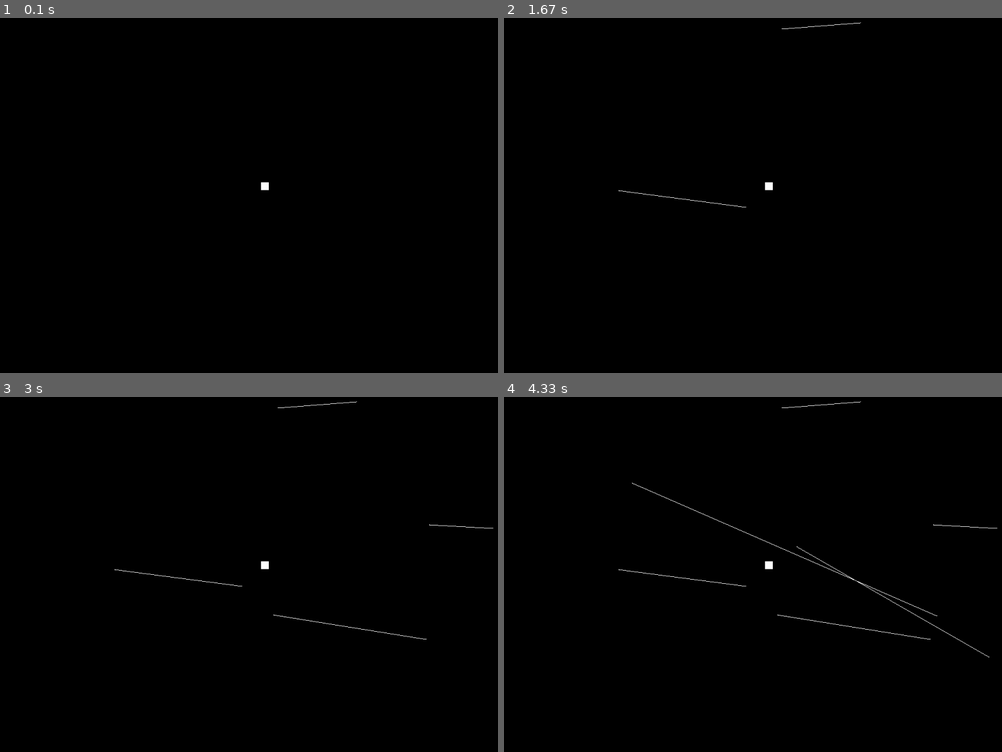
Above: before the commit, frames 1-4 (two rows, left to right).
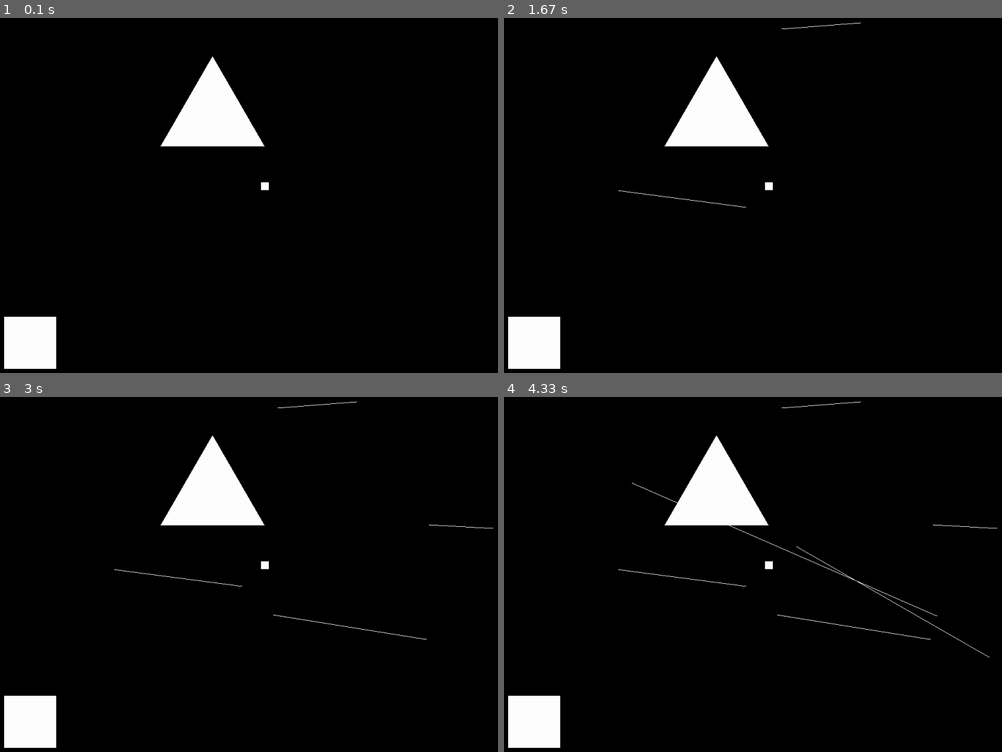
Above: after the commit, the same moments.

Repository: JMprates27/pygame
Game: pygame game, started from exercicio1.py
Two runs of this game, one before a commit and one after it. Both use one fixed random seed, a clock stepped at 60 frames per second and the inputs below.
Inputs (mouse positions are in pixels of both pictures, inside the frame that each line leads up to):
- Up to frame 1 (0.1 s): no input
- Up to frame 2 (1.67 s): click (748, 206) at 0.38 s; click (618, 191) at 0.72 s; click (862, 21) at 1.05 s; click (782, 28) at 1.38 s
- Up to frame 3 (3 s): click (273, 613) at 1.72 s; click (423, 638) at 2.05 s; click (428, 524) at 2.38 s; click (493, 528) at 2.72 s
- Up to frame 4 (4.33 s): click (987, 656) at 3.05 s; click (797, 546) at 3.38 s; click (633, 482) at 3.72 s; click (937, 617) at 4.05 s

The runs differ from the first frame. In frame 1, 4.2% of the frame differs, in the area x 0-54%, y 10-99%; in frame 2, 4.2%; in frame 3, 4.2%; in frame 4, 4.2%.

Commit message:
- Exercicio 1 completo

Diff:
--- a/exercicio1.py
+++ b/exercicio1.py
@@ -30,6 +30,21 @@
             glVertex2f(click[0], click[1])
         glEnd()
 
+def draw_quad():
+    glBegin(GL_QUADS)
+    glVertex2f(100.0, 800.0)
+    glVertex2f(200.0, 800.0)
+    glVertex2f(200.0, 700.0)
+    glVertex2f(100.0, 700.0)
+    glEnd()
+
+def draw_triangle():
+    glBegin(GL_TRIANGLES)
+    glVertex2f(500.0, 200.0)
+    glVertex2f(400.0, 373.21)
+    glVertex2f(600.0, 373.21)
+    glEnd()
+
 done = False
 init_ortho()
 clicks = []
@@ -48,7 +63,10 @@
         draw_point(click[0], click[1], 1)
 
     draw_line()
-    draw_point(screen_width/2, screen_height/2, 15)
+    draw_point(screen_width/2, screen_height/2, 15) #dividindo esses valores por 2 posiciona o ponto no centro
+    draw_quad()
+    draw_triangle()
+
     pygame.display.flip()
     pygame.time.wait(10)
 
